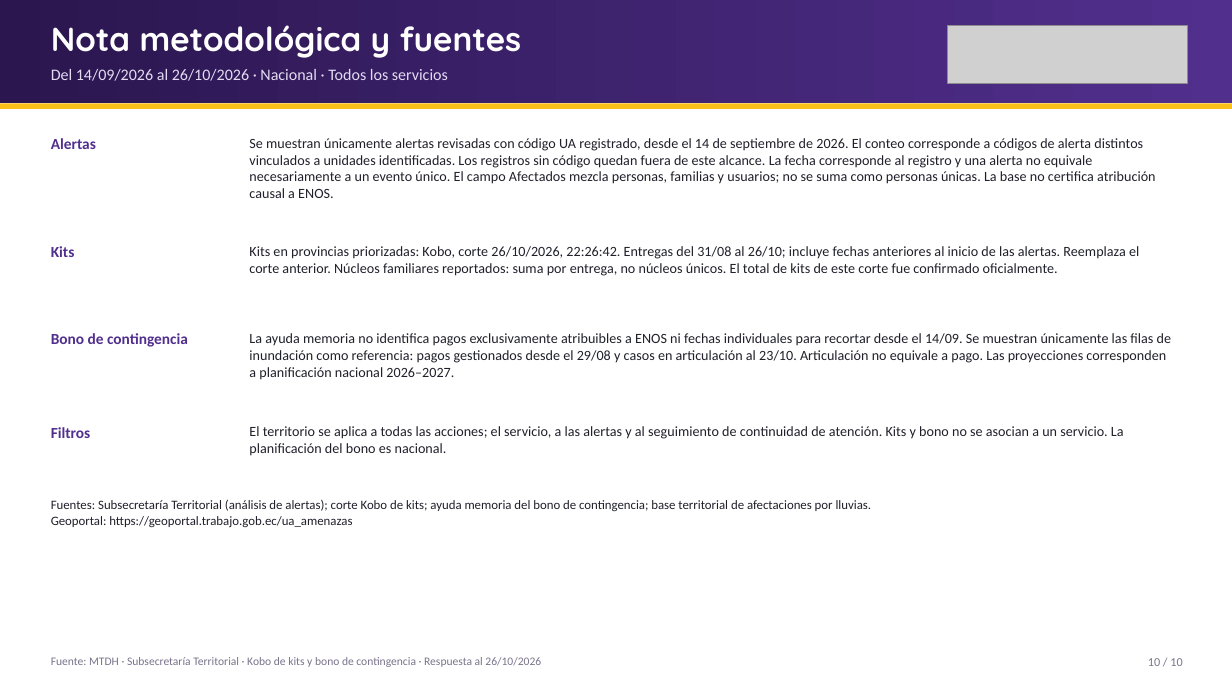
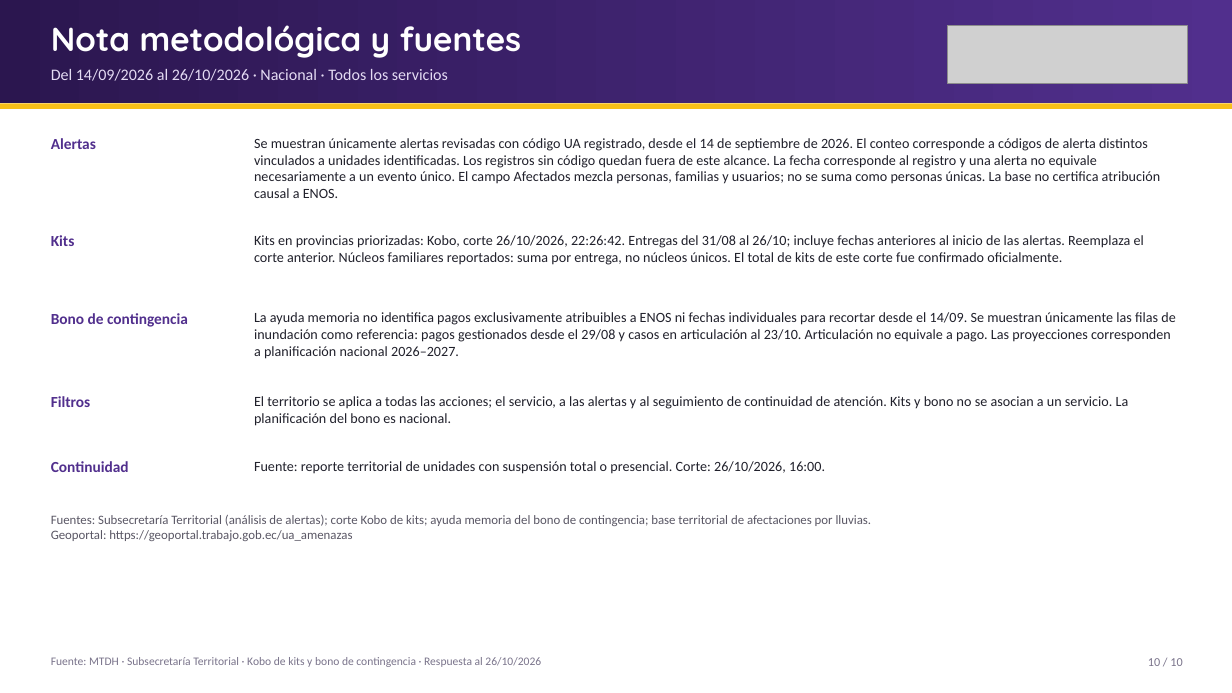
Before and after one commit to JuanAmbuludi/Sistema-Reporte-MTDH, a slide deck: slide 10 of docs/reportes/Seguimiento_ENOS_2026-10-26.pptx. Drawn at 1232x693 pixels with LibreOffice and Linux fonts; fonts in the diff are those of the drawing; grey boxes stand for pictures. Boxes give left, top, right and bottom in pixels: in the first picture for what was removed or moved away, otherwise in the second. Text is boxed around its words. In the diff, an @@ line names an element or a change of style, - is before the commit and + after.

```diff
--- a/docs/reportes/Seguimiento_ENOS_2026-10-26.pptx
+++ b/docs/reportes/Seguimiento_ENOS_2026-10-26.pptx
@@ text "Se muestran únicamente alertas revisadas ...": place and size @@
-text "Se muestran únicamente alertas revisadas ..." at box(249, 138, 1156, 198)
+text "Se muestran únicamente alertas revisadas ..." at box(254, 138, 1161, 198)
@@ text "Kits": place and size @@
-text "Kits" at box(51, 246, 75, 257)
+text "Kits" at box(51, 235, 75, 246)
@@ text "Kits en provincias priorizadas: Kobo, ...": place and size @@
-text "Kits en provincias priorizadas: Kobo, ..." at box(249, 246, 1139, 276)
+text "Kits en provincias priorizadas: Kobo, ..." at box(254, 235, 1144, 265)
@@ text "Bono de contingencia": place and size @@
-text "Bono de contingencia" at box(51, 333, 188, 347)
+text "Bono de contingencia" at box(51, 313, 188, 327)
@@ text "La ayuda memoria no identifica ...": place and size @@
-text "La ayuda memoria no identifica ..." at box(249, 333, 1171, 380)
+text "La ayuda memoria no identifica ..." at box(254, 312, 1175, 359)
@@ text "Filtros": place and size @@
-text "Filtros" at box(51, 427, 91, 438)
+text "Filtros" at box(51, 396, 91, 407)
@@ text "El territorio se aplica a ...": place and size @@
-text "El territorio se aplica a ..." at box(249, 426, 1124, 456)
+text "El territorio se aplica a ..." at box(254, 396, 1129, 426)
@@ text added at box(51, 461, 129, 472), 12 pt, text #512F8D, bold @@
+Continuidad
@@ text added at box(254, 461, 825, 474), 11 pt, text #20202B @@
+Fuente: reporte territorial de unidades con suspensión total o presencial. Corte: 26/10/2026, 16:00.
@@ text "Fuentes: Subsecretaría Territorial (análisis de ...": place and size @@
-text "Fuentes: Subsecretaría Territorial (análisis de ..." at box(51, 500, 872, 527)
+text "Fuentes: Subsecretaría Territorial (análisis de ..." at box(51, 515, 872, 541)
@@ text "Fuentes: Subsecretaría Territorial (análisis de ..." at box(51, 515, 872, 541): text colour #20202B to #5A5765 @@
```
Also in this commit, not shown: 7 other slides changed, 1 slide added, 1 slide removed, 19 other files.
